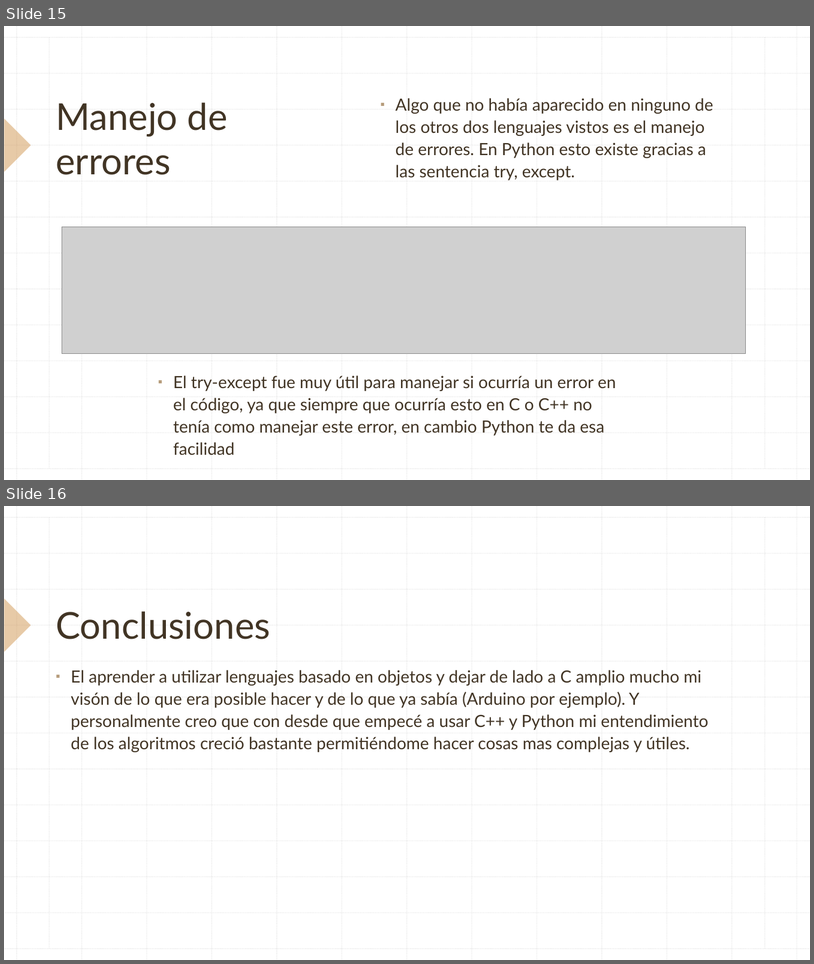
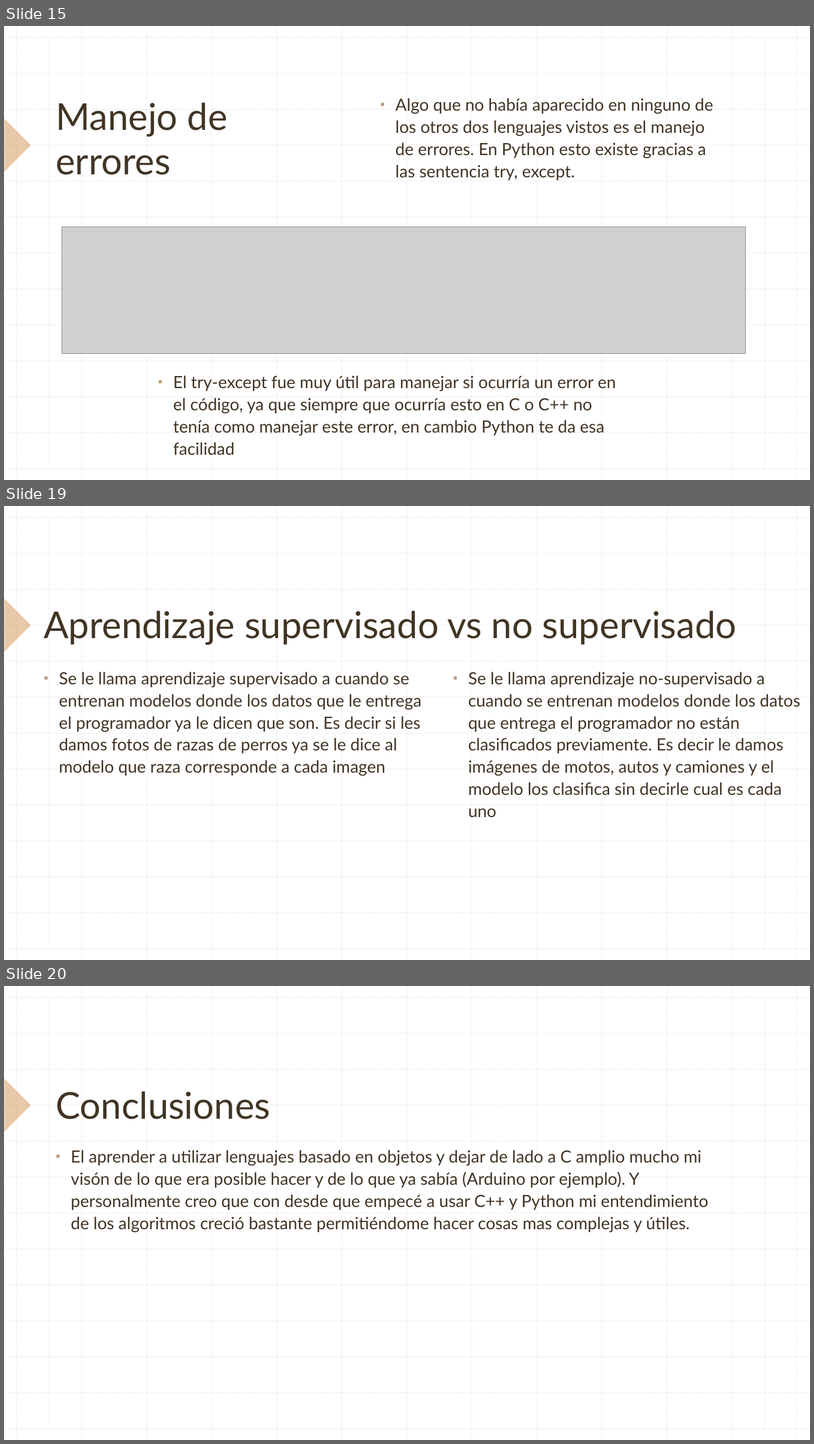
Before and after one commit to RamiroCS-hub/Lenguajes-Portfolio, a slide deck: Lenguajes Electrónicos.pptx. Shown one above the other, each under a label of ours: slides 15 and 16 before the commit, slides 15, 19 and 20 after it; the slides between them are not shown. The pictures are 814x964 and 814x1444 pixels, drawn with LibreOffice and Linux fonts; fonts in the diff are those of the drawing; grey boxes stand for pictures. Boxes give left, top, right and bottom in pixels: in the first picture for what was removed or moved away, otherwise in the second. Text is boxed around its words. In the diff, an @@ line names an element or a change of style, - is before the commit and + after.

```diff
--- a/Lenguajes Electrónicos.pptx
+++ b/Lenguajes Electrónicos.pptx
@@ slide 19 added at (4,506,810,960), background #FFFFFF; not listed: 29 template elements that a slide beside it also shows @@
@@ title added at (44,610,737,645), 44 pt, text #413424 @@
+Aprendizaje supervisado vs no supervisado
@@ text added at (59,672,422,775), 20 pt, text #413424 @@
+▪ Se le llama aprendizaje supervisado a cuando se entrenan modelos donde los datos que le entrega el programador ya le dicen que son. Es decir si les damos fotos de razas de perros ya se le dice al modelo que raza corresponde a cada imagen
@@ text added at (468,672,800,817), 20 pt, text #413424 @@
+▪ Se le llama aprendizaje no-supervisado a cuando se entrenan modelos donde los datos que entrega el programador no están clasificados previamente. Es decir le damos imágenes de motos, autos y camiones y el modelo los clasifica sin decirle cual es cada uno
@@ what was slide 16 is now slide 20 @@
```
Also in this commit, not shown: 3 other slides added, 2 other files.
